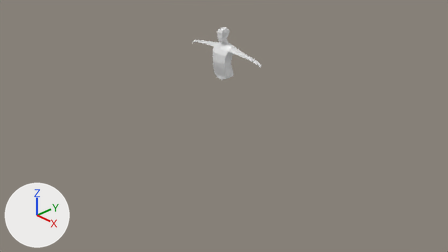
What one commit did to the Blender file section_3.blend.
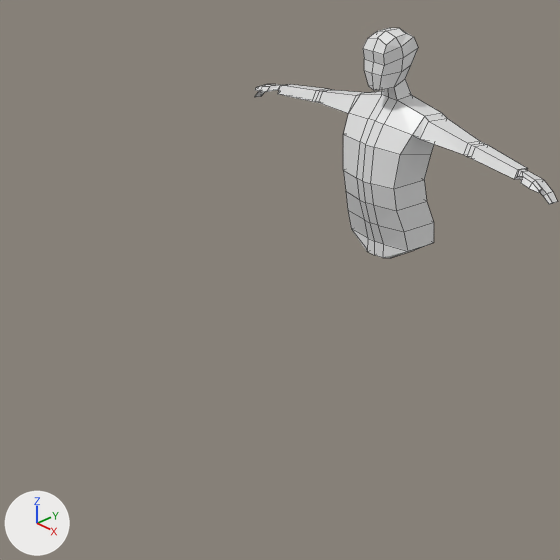
Old and new are each drawn from the file's camera 'Camera' and again close up on the part from 30% to 58% of the width and 8% to 59% of the height. The axes (+X, +Y, +Z) are drawn at lower left. The lights are the same throughout. The close-ups show mesh edges as thin lines.

Script lines for the objects in view, before the commit:
```python
me_cube = bpy.data.meshes.new('Cube')
me_cube.from_pydata(...)  # 127 vertices, 108 faces; spans x 0.0..5.23, y -0.94..0.65, z -2.03..3.59
me_cube.materials.append(mat_material)  # white #e7e7e7
# before: 71 (0.4, 0.36, 3.42) at pixel (413, 36)
ob_cube = bpy.data.objects.new('Cube', me_cube)
ob_cube.location = (0.0, 0.0, 1.202)
ob_cube.scale = (0.161, 0.161, 0.161)
_m = ob_cube.modifiers.new('Mirror', 'MIRROR')
_m.use_clip = True
```
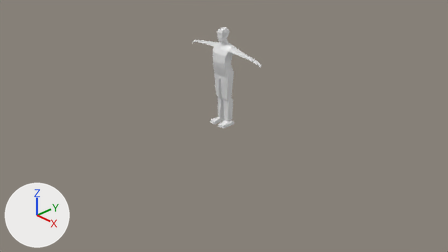
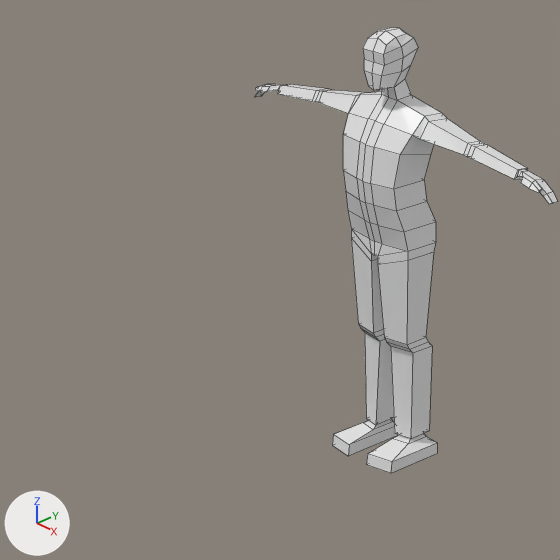
Pixel boxes (x1, y1, x2, y2) of what changed, in the close-ups (560 x 560 px; the box of a moved part takes in the faces that stretch with it):
```json
{"object": "Cube", "change": "reshaped", "before": [255, 28, 558, 258], "after": [255, 28, 558, 473]}
{"part": 1, "of": "me_cube", "change": "built on", "before": [348, 201, 434, 258], "after": [332, 201, 437, 473]}
{"part": 2, "of": "me_cube", "change": "moved or reshaped", "before": [396, 31, 418, 58], "after": [396, 33, 418, 58]}
```

Scene script edits in JSON lines:
```json
{"block": "me_cube", "where": "# used by ob_cube; location = (0.0, 0.0, 1.202); scale = (0.161, 0.161, 0.161)"}
{"block": "me_cube", "where": "# verts and faces of me_cube; kept vertices keep their numbers, new ones are numbered from 127"}
{"op": "remove", "block": "me_cube", "code": "me_cube.from_pydata(...)  # 127 vertices, 108 faces; spans x 0.0..5.23, y -0.94..0.65, z -2.03..3.59"}
{"op": "add", "block": "me_cube", "code": "me_cube.from_pydata(...)  # 161 vertices, 143 faces; spans x 0.0..5.23, y -1.18..0.65, z -7.43..3.59"}
{"block": "me_cube", "change": "me_cube part 1"}
{"block": "me_cube", "change": "5 vertices are removed from x 0.27..0.42, y -0.54..0.54, z -2.03..-1.68"}
{"block": "me_cube", "change": "10 faces are deleted"}
{"block": "me_cube", "change": "4 vertices in x 0.0..1.0, y 0.49..0.56, z -1.68..-1.15 move by (0.0, 0.06, 0.0)"}
{"block": "me_cube", "change": "2 vertices move from x 0.27..1.02, y -0.53..0.47, z -1.69..-1.66 to x 0.22..1.02, y -0.53..-0.4, z -1.9..-1.66"}
{"block": "me_cube", "change": "39 vertices are added at x 0.12..1.09, y -1.18..0.6, z -7.43..-1.68"}
{"block": "me_cube", "change": "45 new faces join them"}
{"block": "me_cube", "change": "me_cube part 2"}
{"op": "add", "block": "me_cube", "code": "verts[71] = (0.4, 0.36, 3.39)  # moved, pixel (413, 37)"}
```
